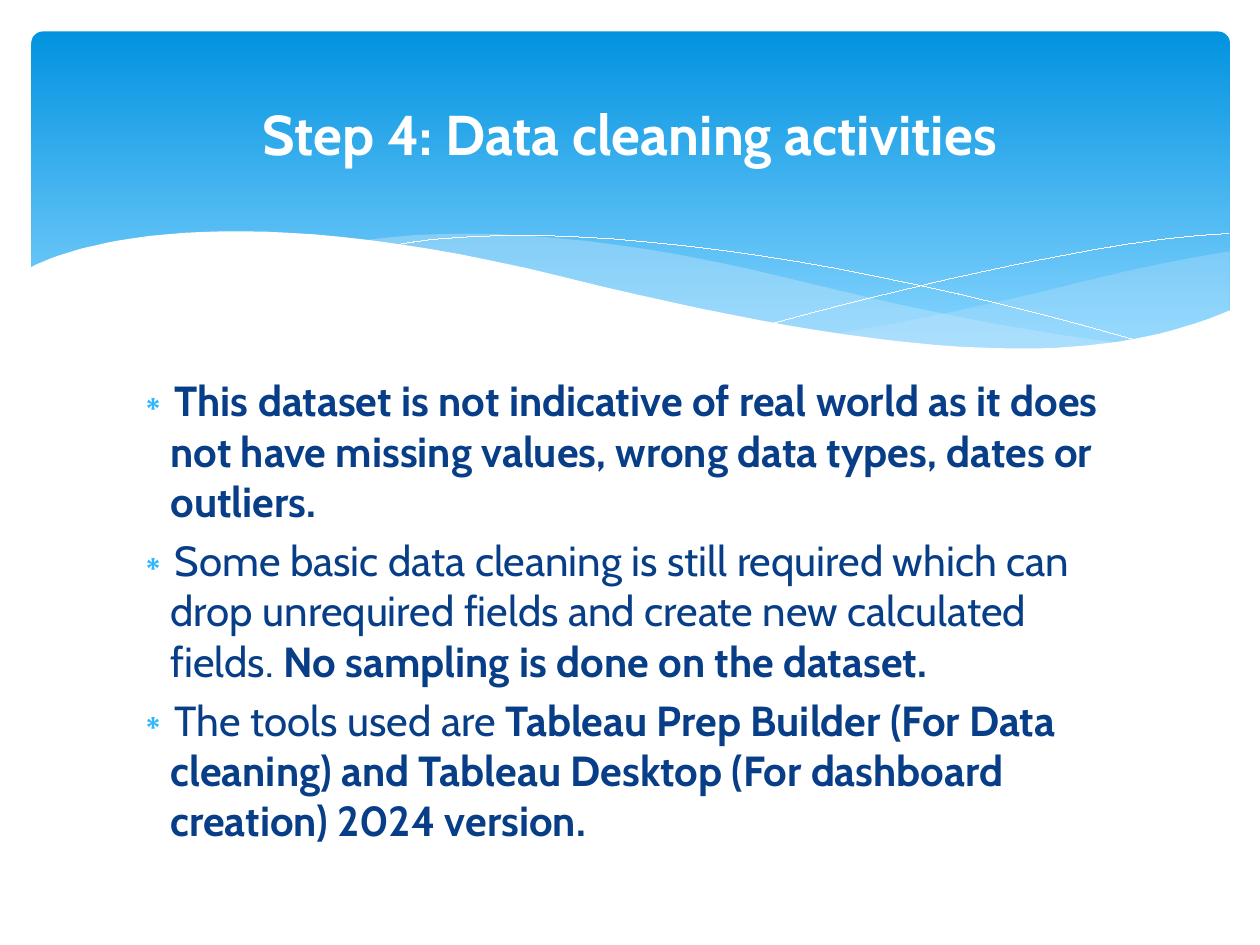
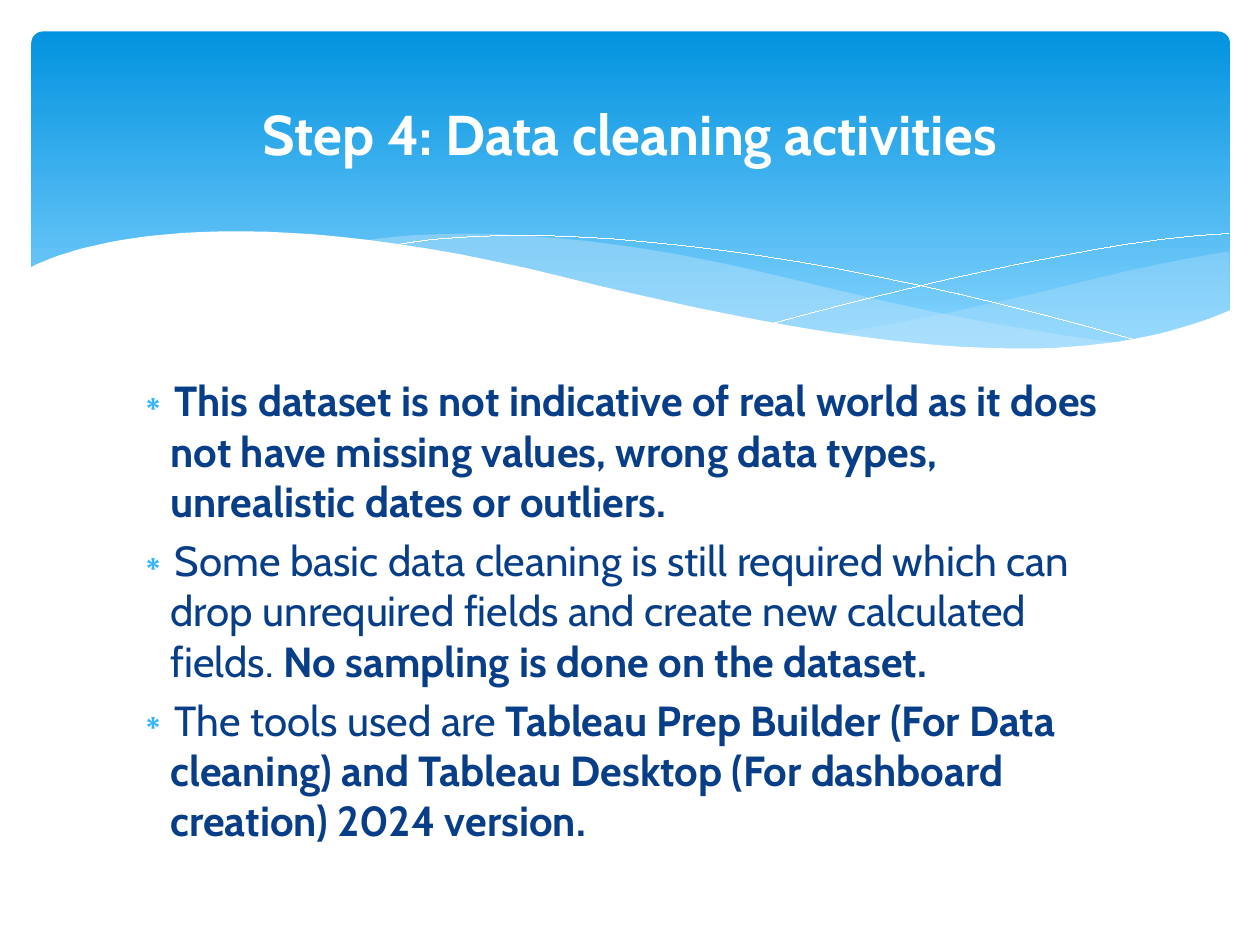
Before and after one commit to sshah1982/Tableau_Dashboards, a slide deck: slide 25 of Credit Card Fraud Analytics Dashboard/presentation/Credit_Card_Fraud_Analytics.pptx. Drawn at 1260x945 pixels with LibreOffice and Linux fonts; fonts in the diff are those of the drawing. Boxes give left, top, right and bottom in pixels: in the first picture for what was removed or moved away, otherwise in the second. Text is boxed around its words. In the diff, an @@ line names an element or a change of style, - is before the commit and + after.

```diff
--- a/Credit Card Fraud Analytics Dashboard/presentation/Credit_Card_Fraud_Analytics.pptx
+++ b/Credit Card Fraud Analytics Dashboard/presentation/Credit_Card_Fraud_Analytics.pptx
@@ text at [171, 384, 1098, 518]: text changed @@
-∗ This dataset is not indicative of real world as it does not have missing values, wrong data types, dates or outliers.
+∗ This dataset is not indicative of real world as it does not have missing values, wrong data types, unrealistic dates or outliers.
```
Also in this commit, not shown: 6 other slides changed.
